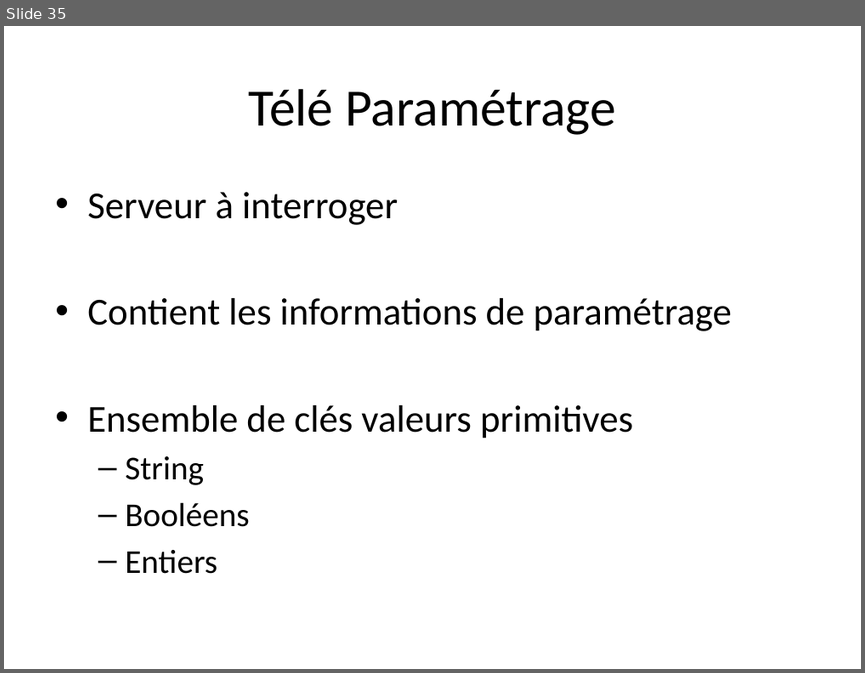
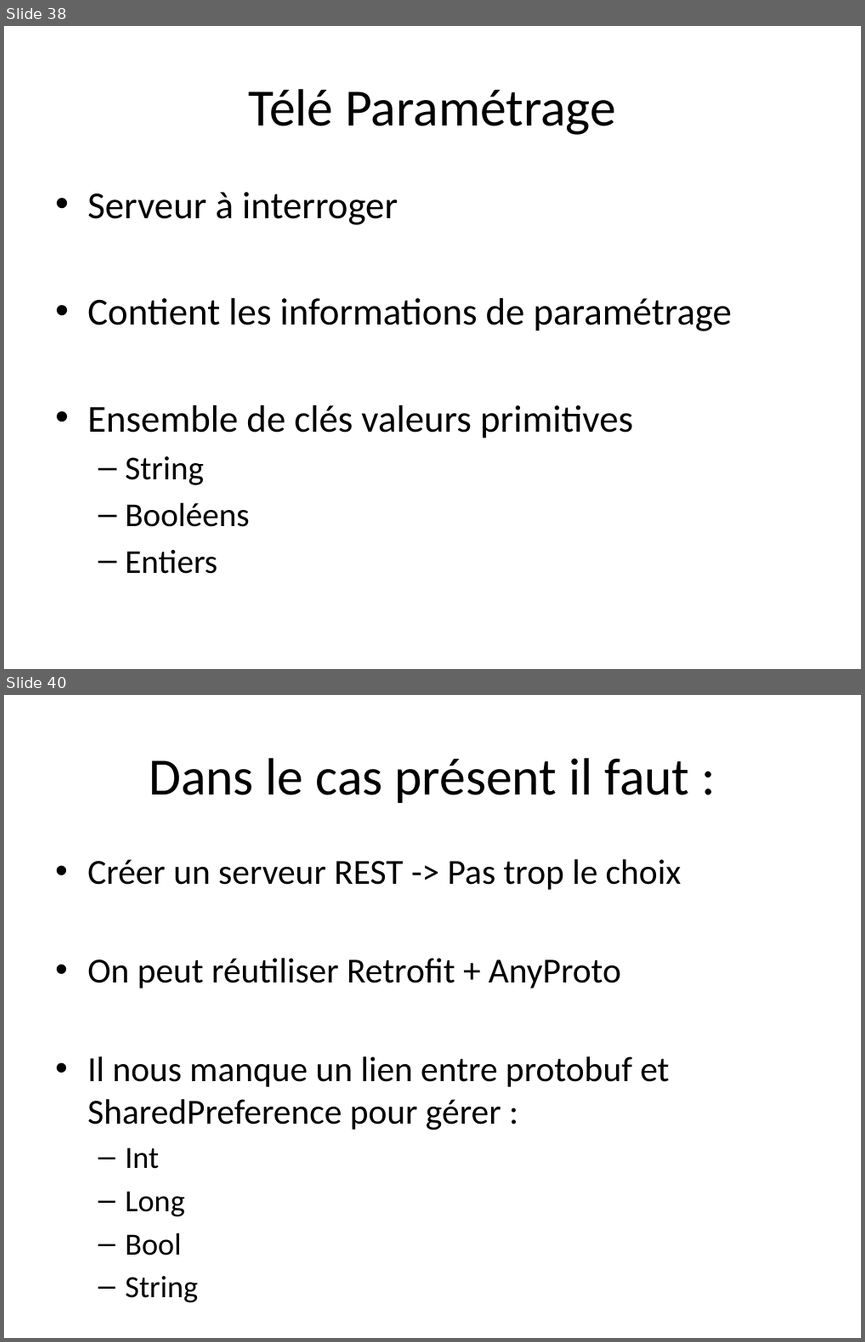
Before and after one commit to TheCopycat/protobuf-powered-android, a slide deck: protobuf-powered.pptx. Shown one above the other, each under a label of ours: slide 35 before the commit, slides 38 and 40 after it; the slides between them are not shown. The pictures are 865x673 and 865x1342 pixels, drawn with LibreOffice and Linux fonts; fonts in the diff are those of the drawing. Boxes give left, top, right and bottom in pixels: in the first picture for what was removed or moved away, otherwise in the second. Text is boxed around its words. In the diff, an @@ line names an element or a change of style, - is before the commit and + after.

Commit message:
Slides v1.0b (manque images + thème)

```diff
--- a/protobuf-powered.pptx
+++ b/protobuf-powered.pptx
@@ slide 40 added at (4,695,861,1338), background #FFFFFF @@
@@ title added at (148,758,689,803), 44 pt, text #000000 @@
+Dans le cas présent il faut :
@@ text added at (87,859,681,1255), 29.6 pt, text #000000 @@
+• Créer un serveur REST -> Pas trop le choix
+• On peut réutiliser Retrofit + AnyProto
+• Il nous manque un lien entre protobuf et SharedPreference pour gérer :
+  – Int
+  – Long
+  – Bool
+  – String
@@ what was slide 35 is now slide 38 @@
```
Also in this commit, not shown: 3 slides changed, 11 other slides added, 3 slides removed.
